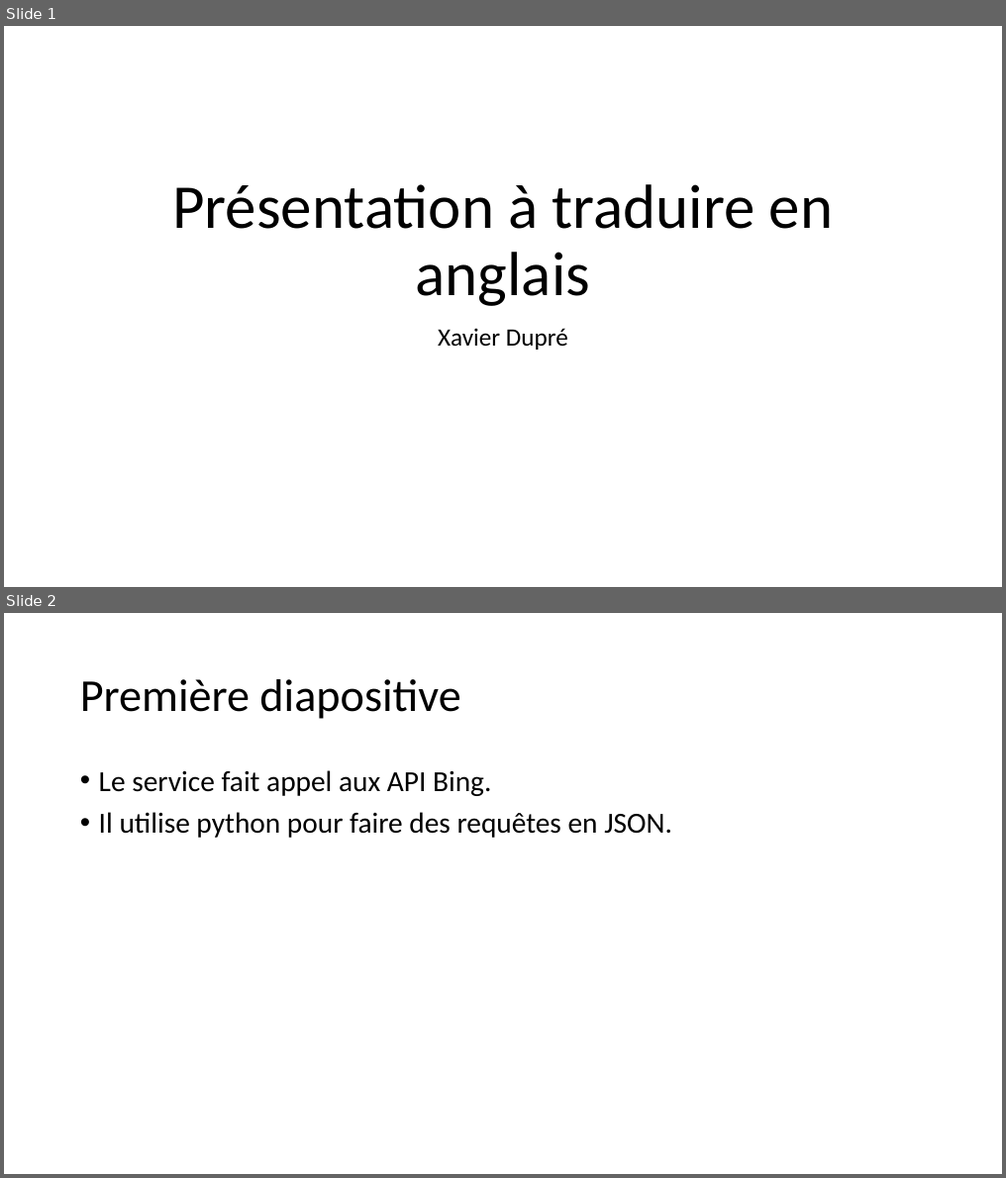
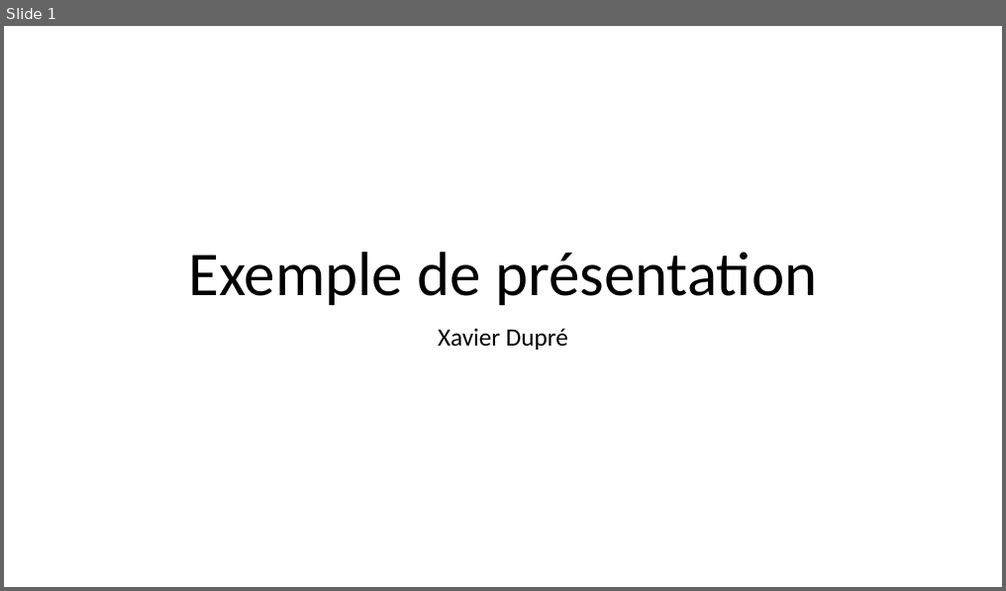
Before and after one commit to sdpython/jupytalk, a slide deck: _unittests/ut_mokadi/data/simple.pptx. Shown one above the other, each under a label of ours: slides 1 and 2 before the commit, slide 1 after it. The pictures are 1006x1178 and 1006x591 pixels, drawn with LibreOffice and Linux fonts; fonts in the diff are those of the drawing. Boxes give left, top, right and bottom in pixels: in the first picture for what was removed or moved away, otherwise in the second. Text is boxed around its words. In the diff, an @@ line names an element or a change of style, - is before the commit and + after.

```diff
--- a/_unittests/ut_mokadi/data/simple.pptx
+++ b/_unittests/ut_mokadi/data/simple.pptx
@@ slide 2 removed at bbox=[4, 613, 1002, 1174], background #FFFFFF @@
@@ title removed at bbox=[80, 679, 460, 719] @@
-Première diapositive
@@ text removed at bbox=[99, 770, 672, 838] @@
-• Le service fait appel aux API Bing.
-• Il utilise python pour faire des requêtes en JSON.
@@ slide 1 changed as well @@
@@ title at bbox=[188, 252, 817, 305]: text changed @@
-Présentation à traduire en anglais
+Exemple de présentation
```
Also in this commit, not shown: 1 slide added, 14 other files.
